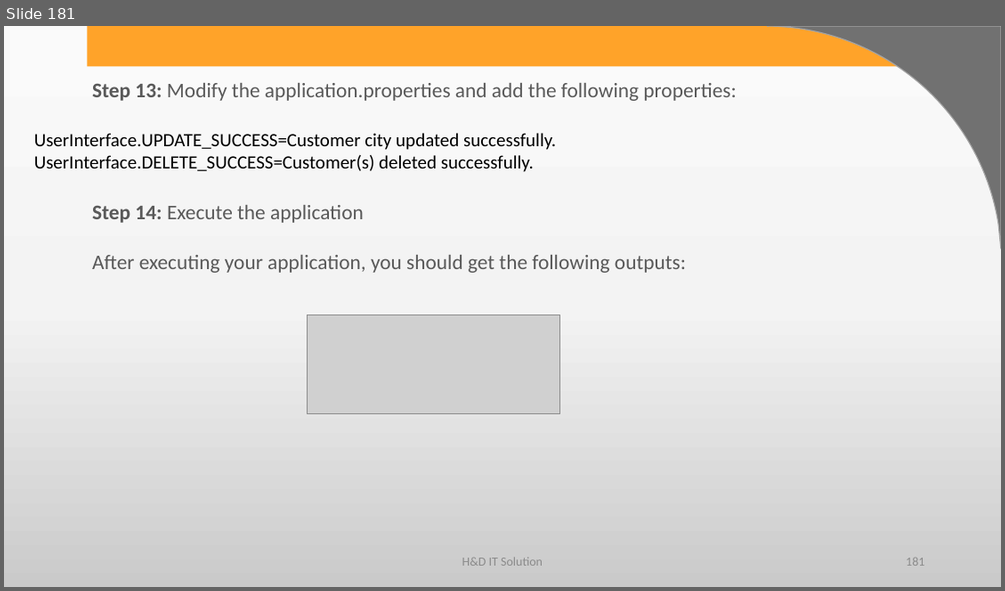
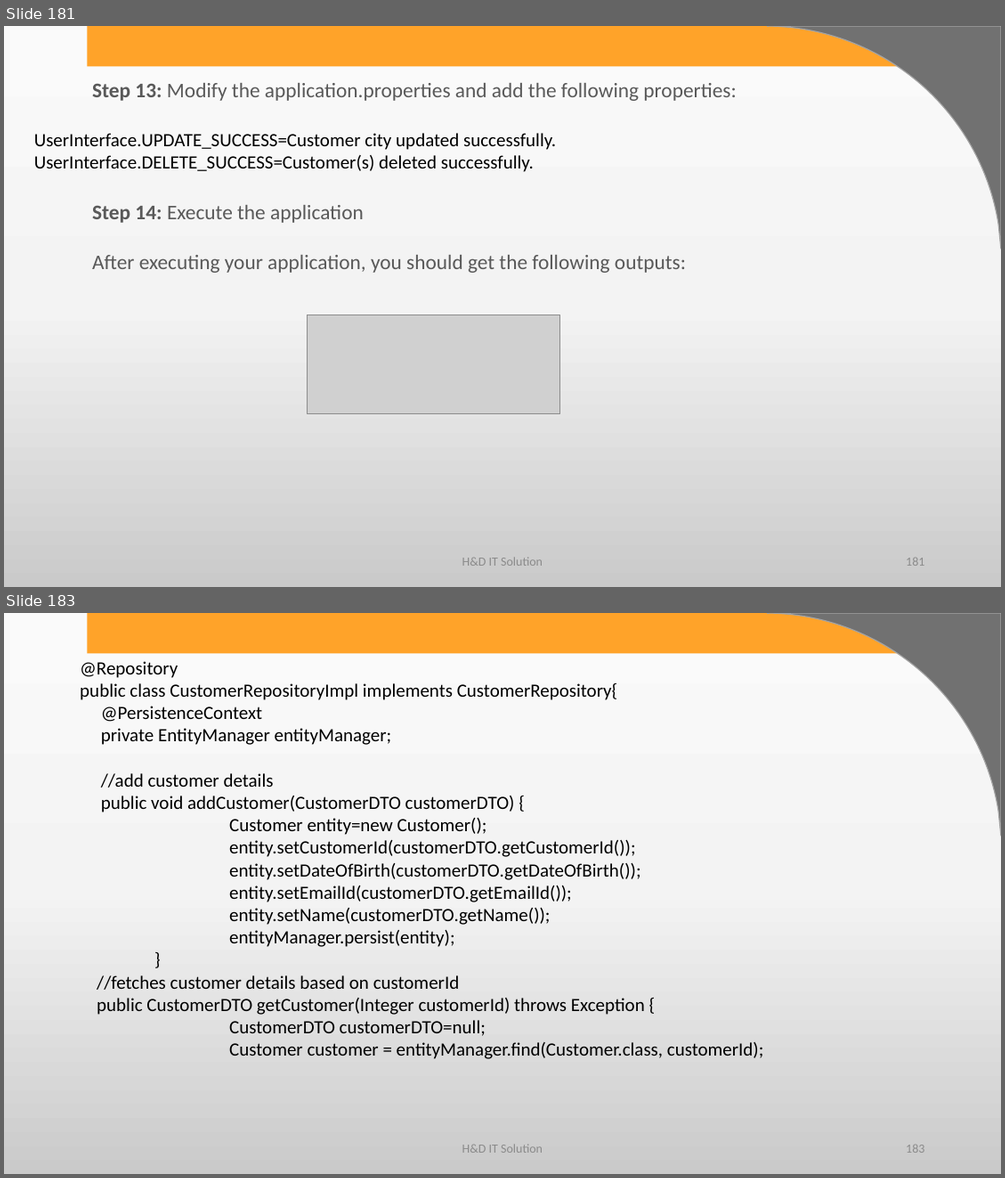
Before and after one commit to harshadasawant/spring_boot1, a slide deck: infinite/src/main/ppt/Persistence Layer using Spring Boot.pptx. Shown one above the other, each under a label of ours: slide 181 before the commit, slides 181 and 183 after it; the slides between them are not shown. The pictures are 1005x591 and 1005x1178 pixels, drawn with LibreOffice and Linux fonts; fonts in the diff are those of the drawing; grey boxes stand for pictures; background and template pictures are left out. Boxes give left, top, right and bottom in pixels: in the first picture for what was removed or moved away, otherwise in the second. Text is boxed around its words. In the diff, an @@ line names an element or a change of style, - is before the commit and + after.

```diff
--- a/infinite/src/main/ppt/Persistence Layer using Spring Boot.pptx
+++ b/infinite/src/main/ppt/Persistence Layer using Spring Boot.pptx
@@ slide 183 added at bbox=[4, 613, 1001, 1174], background gradient #FBFBFB to #F4F4F4 to #CBCBCB; not listed: 2 template elements that a slide beside it also shows @@
@@ text added at bbox=[80, 661, 764, 1059], 18 pt, text #000000 @@
+@Repository
+public class CustomerRepositoryImpl implements CustomerRepository{
+@PersistenceContext
+private EntityManager entityManager;
+//add customer details
+public void addCustomer(CustomerDTO customerDTO) {
+Customer entity=new Customer();
+entity.setCustomerId(customerDTO.getCustomerId());
+entity.setDateOfBirth(customerDTO.getDateOfBirth());
+entity.setEmailId(customerDTO.getEmailId());
+entity.setName(customerDTO.getName());
+entityManager.persist(entity);
+}
+//fetches customer details based on customerId
+public CustomerDTO getCustomer(Integer customerId) throws Exception {
+CustomerDTO customerDTO=null;
+Customer customer = entityManager.find(Customer.class, customerId);
@@ text added at bbox=[462, 1143, 542, 1152], 12 pt, text #8C8C8C @@
+H&D IT Solution
@@ page number added at bbox=[906, 1144, 924, 1152], 12 pt, text #8C8C8C @@
+183
```
Also in this commit, not shown: 108 other slides added.
